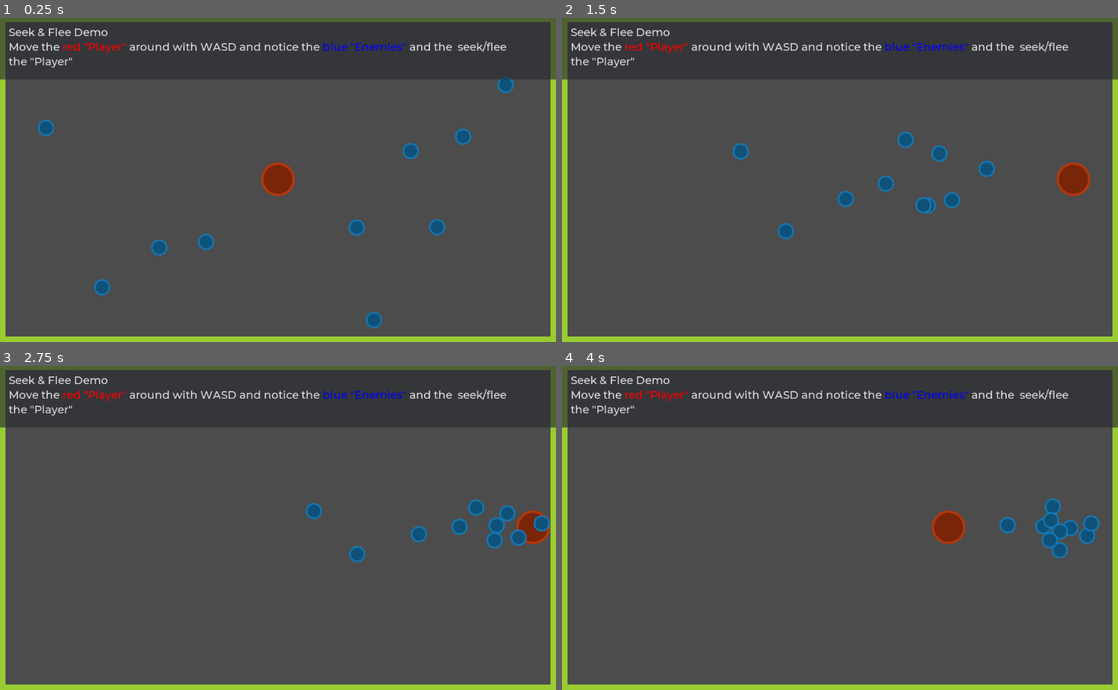
Above: before the commit, frames 1-4 (two rows, left to right).
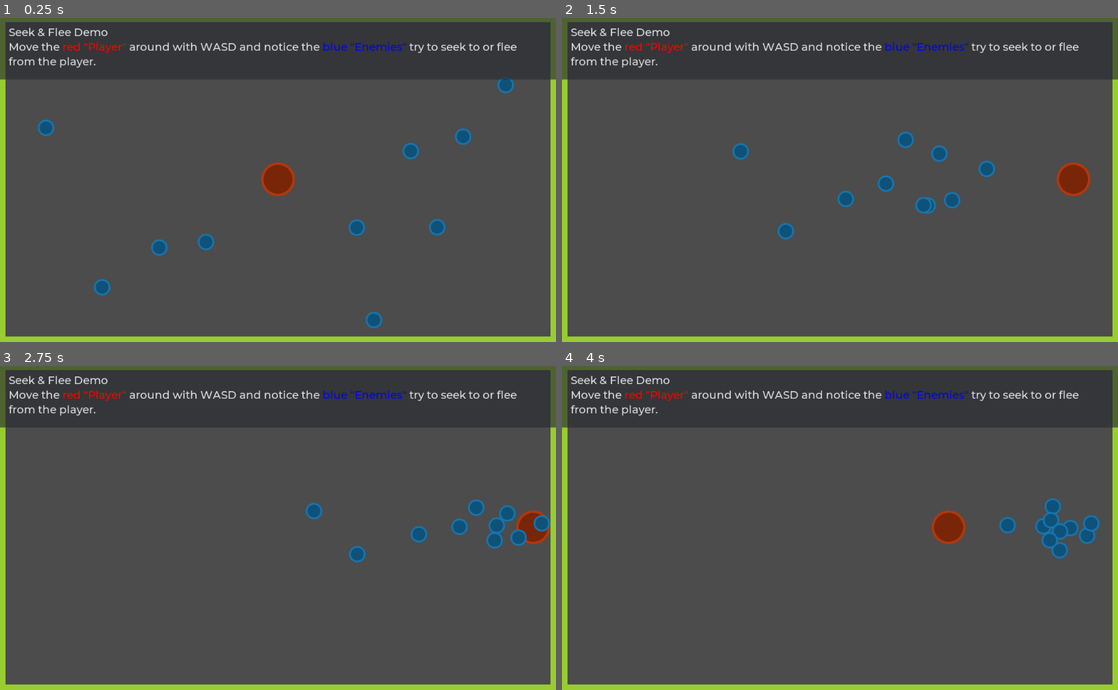
Above: after the commit, the same moments.

Repository: GDQuest/godot-steering-ai-framework
Game: Godot game, scene res://demos/SeekFlee/SeekFleeDemo.tscn
Same seed, same stepped clock (60 frames per second), same inputs: the game is played once before the commit and once after it. The project has no main scene, so this scene is started directly.
Inputs (mouse positions are in pixels of both pictures, inside the frame that each line leads up to):
- Up to frame 1 (0.25 s): no input
- Up to frame 2 (1.5 s): move the mouse to (962, 163) at 0.52 s; hold D (sf_right) 0.53-1.25 s; click (962, 163) at 0.67 s; drag from (728, 196) to (812, 244) at 1.27 s
- Up to frame 3 (2.75 s): move the mouse to (333, 456) at 2.02 s; hold D (sf_right) from 2.03 s (still down)
- Up to frame 4 (4 s): release D (sf_right) at 2.75 s; drag from (812, 592) to (673, 479) at 2.77 s; move the mouse to (1006, 576) at 3.52 s; hold A (sf_left) from 3.53 s (still down)

The runs differ from the first frame. In frame 1, 0.5% of the frame differs, in the area x 1-93%, y 7-16%; in frame 2, 0.5%; in frame 3, 0.5%; in frame 4, 0.5%.

Commit message:
Fix typo in seek instructions

Diff:
--- a/project/demos/SeekFlee/SeekFleeDemo.tscn
+++ b/project/demos/SeekFlee/SeekFleeDemo.tscn
@@ -99,8 +99,6 @@
 rect_min_size = Vector2( 0, 84 )
 bbcode_enabled = true
 bbcode_text = "Seek & Flee Demo
-Move the [color=red]red \"Player\"[/color] around with WASD and notice the [color=blue]blue \"Enemies\"[/color] and the  seek/flee
-the \"Player\""
+Move the [color=red]red \"Player\"[/color] around with WASD and notice the [color=blue]blue \"Enemies\"[/color] try to seek to or flee from the player."
 text = "Seek & Flee Demo
-Move the red \"Player\" around with WASD and notice the blue \"Enemies\" and the  seek/flee
-the \"Player\""
+Move the red \"Player\" around with WASD and notice the blue \"Enemies\" try to seek to or flee from the player."
